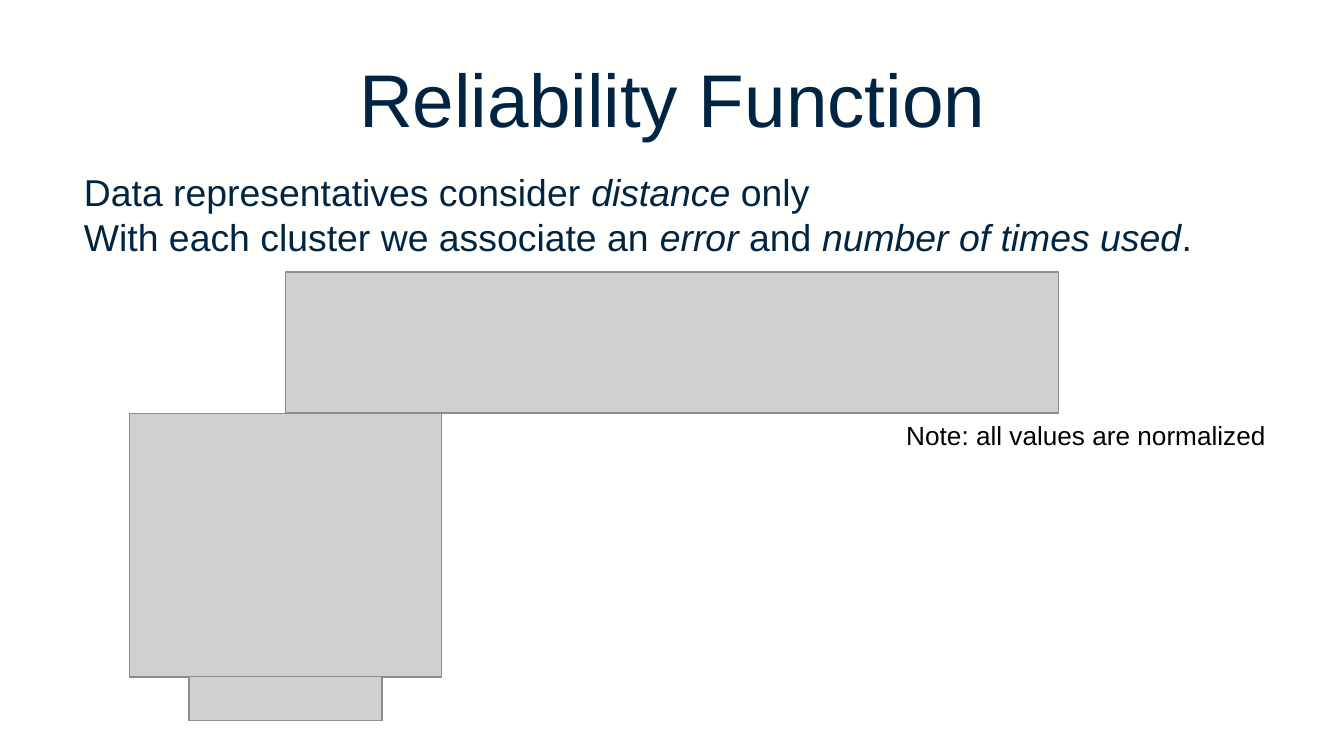
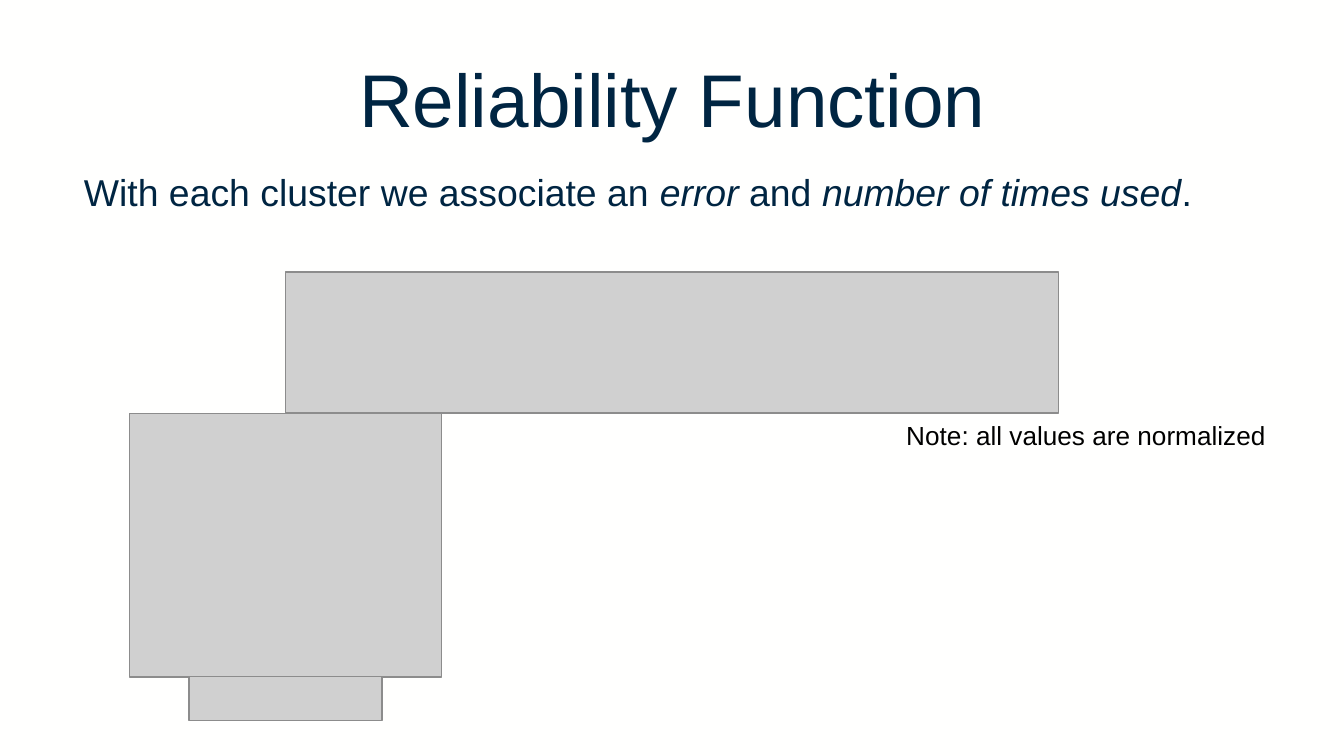
Before and after one commit to kryptonmlt/knowledgedistribution, a slide deck: slide 14 of Dissertation/MastersVideo.pptx. Drawn at 1344x756 pixels with LibreOffice and Linux fonts; fonts in the diff are those of the drawing; grey boxes stand for pictures. Boxes give left, top, right and bottom in pixels: in the first picture for what was removed or moved away, otherwise in the second. Text is boxed around its words. In the diff, an @@ line names an element or a change of style, - is before the commit and + after.

```diff
--- a/Dissertation/MastersVideo.pptx
+++ b/Dissertation/MastersVideo.pptx
@@ text at [84, 179, 810, 214]: paragraph removed @@
-Data representatives consider distance only
```
Also in this commit, not shown: 4 other slides changed, 15 other files.
